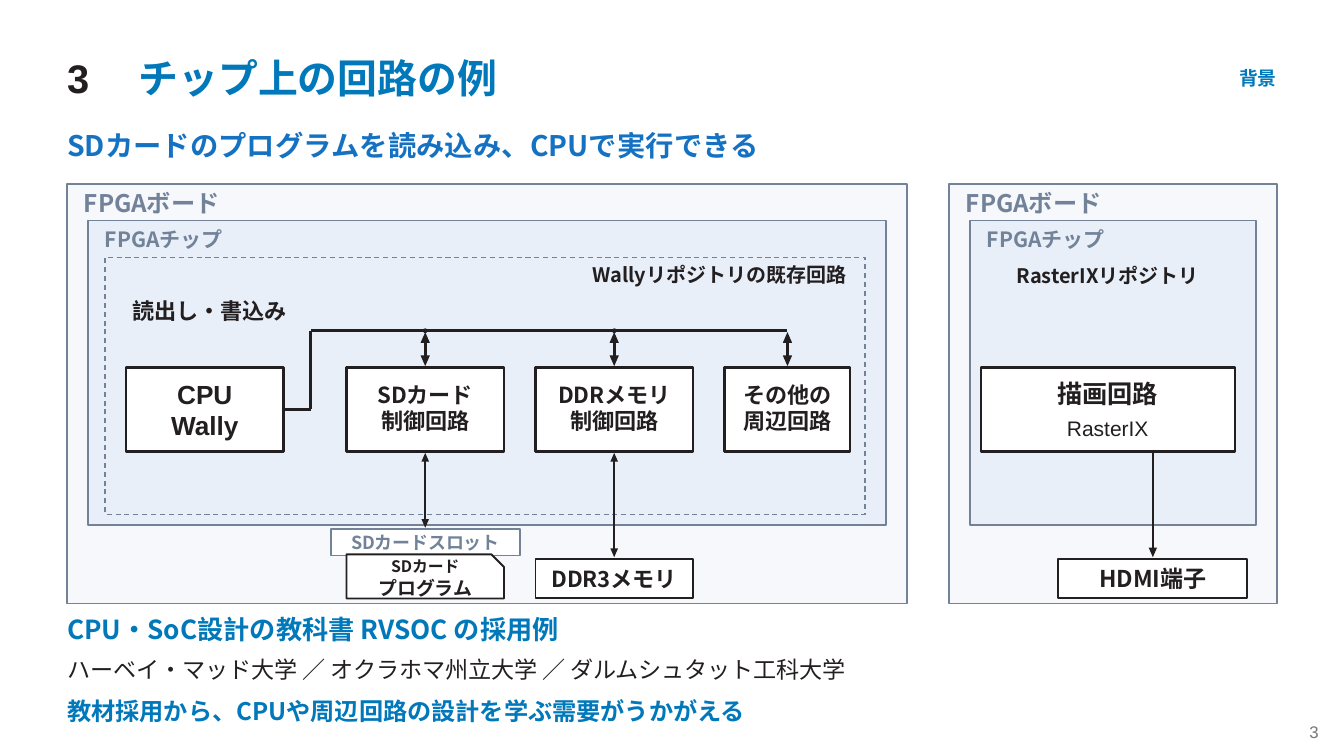
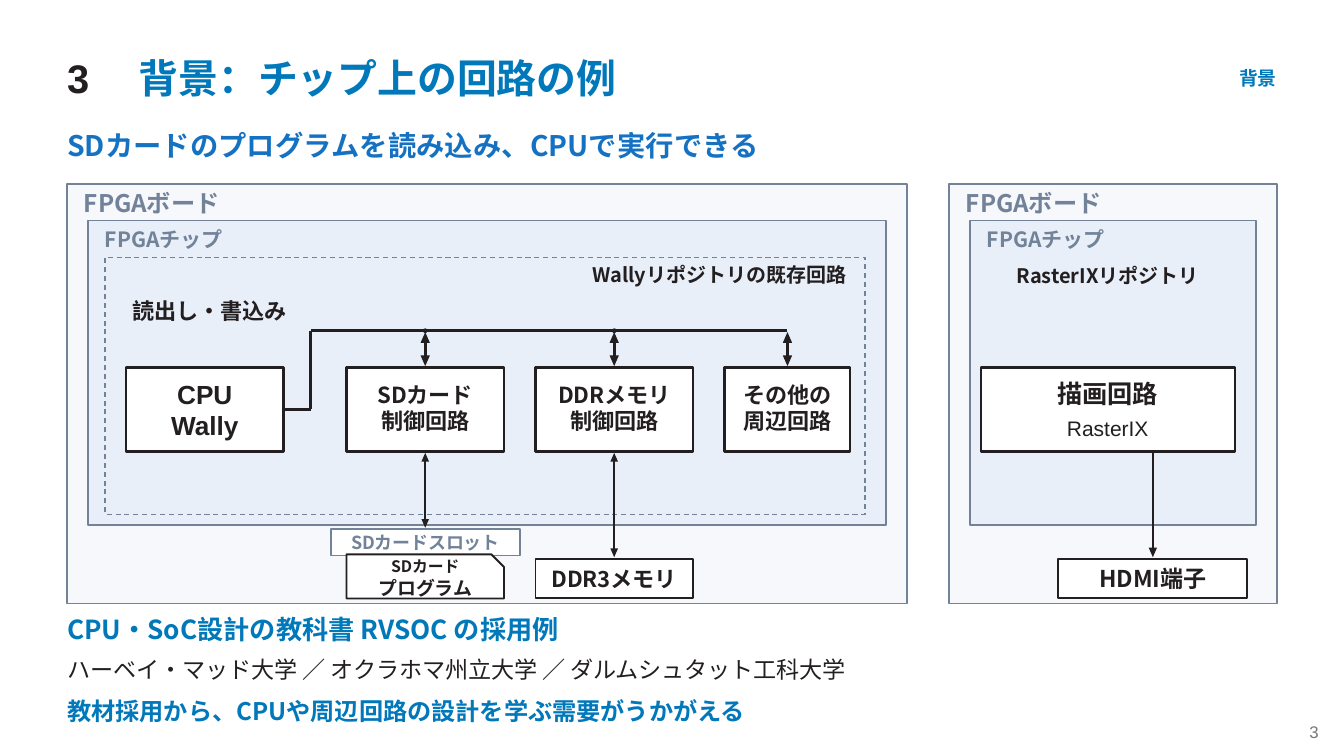
Before and after one commit to SoshiroFujimori/wally-game-console-research, a slide deck: slide 3 of docs/presentation/中間発表_主要事項.pptx. Drawn at 1344x756 pixels with LibreOffice and Linux fonts; fonts in the diff are those of the drawing. Boxes give left, top, right and bottom in pixels: in the first picture for what was removed or moved away, otherwise in the second. Text is boxed around its words. In the diff, an @@ line names an element or a change of style, - is before the commit and + after.

```diff
--- a/docs/presentation/中間発表_主要事項.pptx
+++ b/docs/presentation/中間発表_主要事項.pptx
@@ text at bbox=[139, 59, 617, 97]: text changed @@
-チップ上の回路の例
+背景：チップ上の回路の例
```
Also in this commit, not shown: 7 other slides changed, 10 other files.
